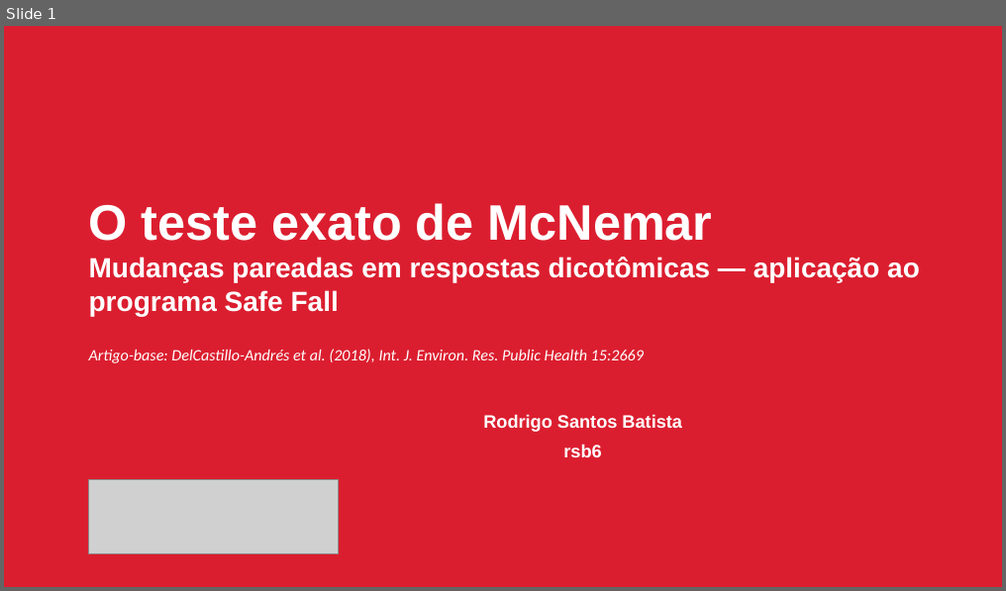
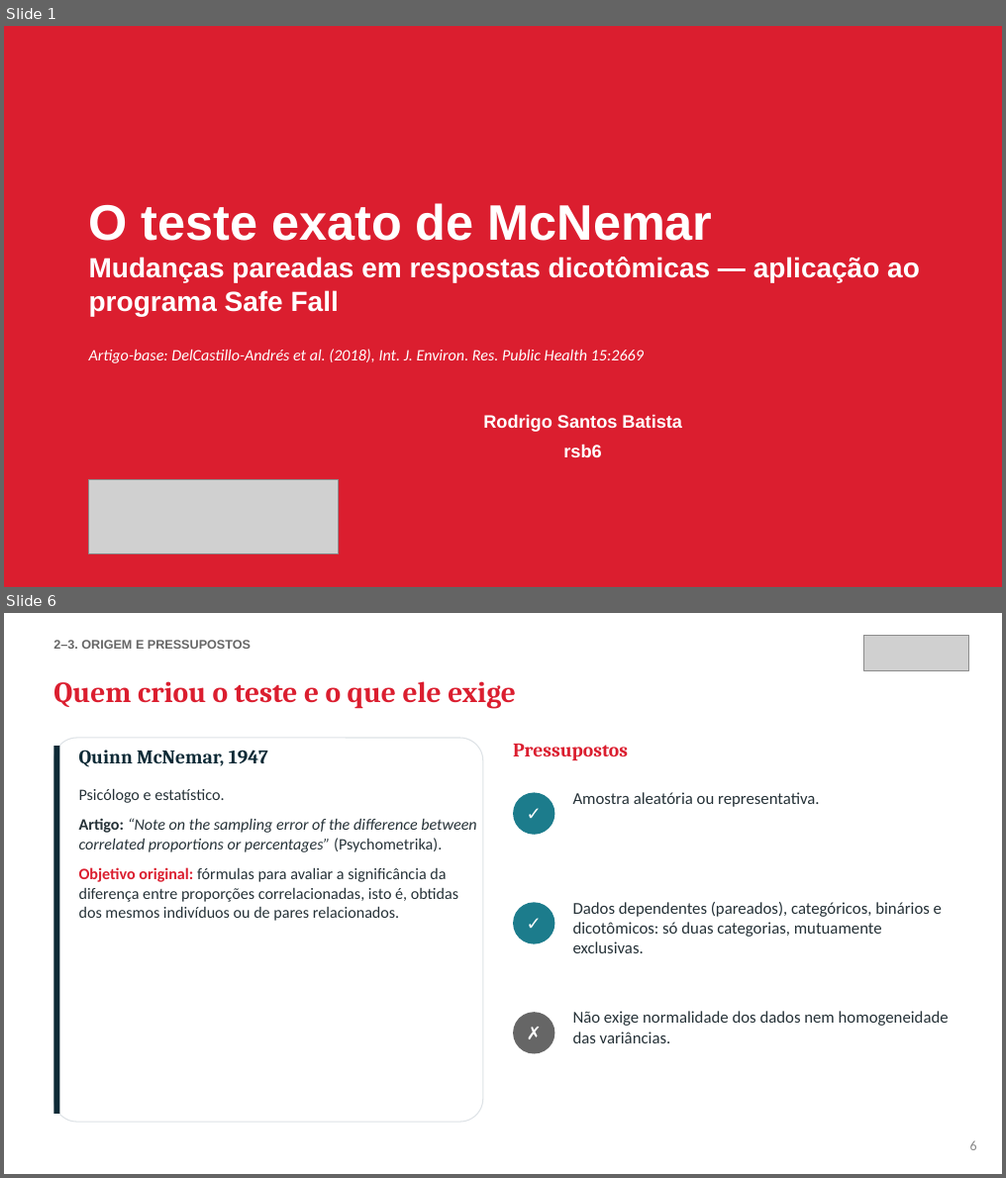
Before and after one commit to RodrigoSantosB/mcnemar-safe-fall, a slide deck: slides/apresentacao_mcnemar_safe_fall.pptx. Shown one above the other, each under a label of ours: slide 1 before the commit, slides 1 and 6 after it; the slides between them are not shown. The pictures are 1006x591 and 1006x1178 pixels, drawn with LibreOffice and Linux fonts; fonts in the diff are those of the drawing; grey boxes stand for pictures. Boxes give left, top, right and bottom in pixels: in the first picture for what was removed or moved away, otherwise in the second. Text is boxed around its words. In the diff, an @@ line names an element or a change of style, - is before the commit and + after.

```diff
--- a/slides/apresentacao_mcnemar_safe_fall.pptx
+++ b/slides/apresentacao_mcnemar_safe_fall.pptx
@@ slide 6 added at [4,613,1002,1174], background #FFFFFF @@
@@ text added at [54,640,251,649], 9 pt, text #666666, bold @@
+2–3. ORIGEM E PRESSUPOSTOS
@@ picture added at [864,635,969,670] @@
@@ text added at [54,681,516,709], 21 pt, text #DB1E2F, bold @@
+Quem criou o teste e o que ele exige
@@ rounded rectangle added at [54,738,483,1122], fill #FFFFFF, outline #DDE2E6 0.75 pt @@
@@ rectangle added at [54,746,59,1114], fill #0E2A36 @@
@@ text added at [79,750,268,767], 14 pt, text #0E2A36, bold @@
+Quinn McNemar, 1947
@@ text added at [513,744,628,761], 14 pt, text #DB1E2F, bold @@
+Pressupostos
@@ text added at [79,788,476,921], 11.5 pt, text #263238 @@
+Psicólogo e estatístico.
+Artigo: “Note on the sampling error of the difference between correlated proportions or percentages” (Psychometrika).
+Objetivo original: fórmulas para avaliar a significância da diferença entre proporções correlacionadas, isto é, obtidas dos mesmos indivíduos ou de pares relacionados.
@@ ellipse added at [513,792,554,835], fill #1C7C8C, 13 pt, text #FFFFFF, bold @@
+✓
@@ text added at [573,792,820,807], 12 pt, text #263238 @@
+Amostra aleatória ou representativa.
@@ ellipse added at [513,902,554,945], fill #1C7C8C, 13 pt, text #FFFFFF, bold @@
+✓
@@ text added at [573,902,942,954], 12 pt, text #263238 @@
+Dados dependentes (pareados), categóricos, binários e dicotômicos: só duas categorias, mutuamente exclusivas.
@@ ellipse added at [513,1012,554,1055], fill #666666, 13 pt, text #FFFFFF, bold @@
+✗
@@ text added at [573,1011,948,1044], 12 pt, text #263238 @@
+Não exige normalidade dos dados nem homogeneidade das variâncias.
@@ text added at [970,1141,977,1151], 10 pt, text #888888 @@
+6
```
Also in this commit, not shown: 16 slides changed, 13 other slides added, 9 slides removed, 49 other files.
